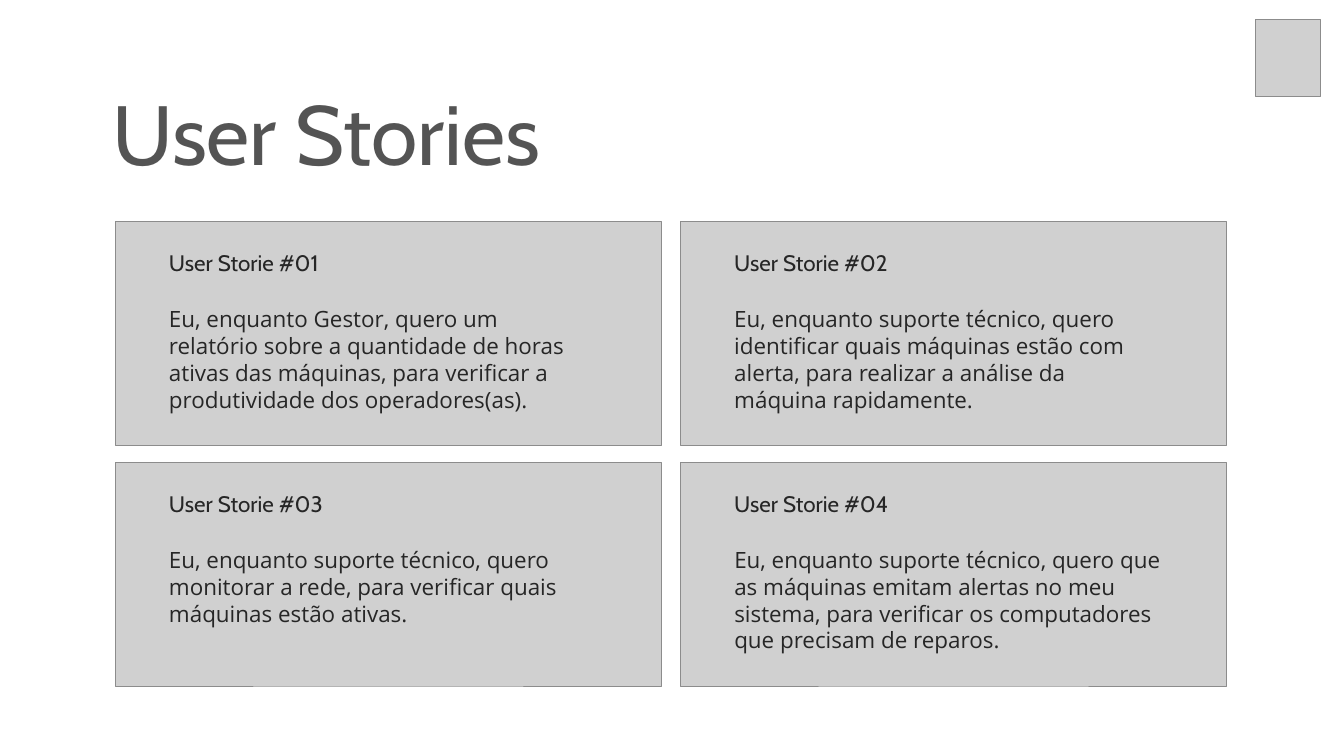
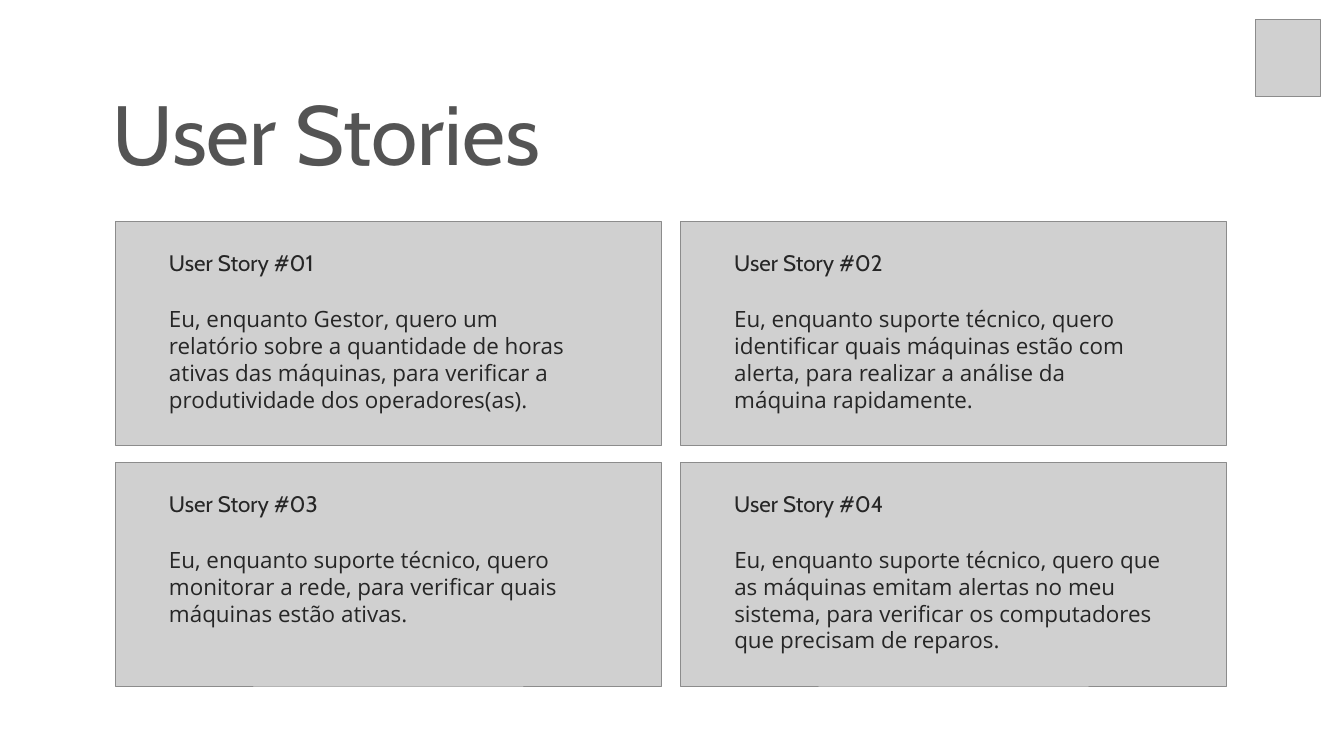
Before and after one commit to christian-raphael/Pyxis, a slide deck: slide 11 of Documentação/Pyxis.pptx. Drawn at 1344x756 pixels with LibreOffice and Linux fonts; fonts in the diff are those of the drawing; grey boxes stand for pictures. Boxes give left, top, right and bottom in pixels: in the first picture for what was removed or moved away, otherwise in the second. Text is boxed around its words. In the diff, an @@ line names an element or a change of style, - is before the commit and + after.

```diff
--- a/Documentação/Pyxis.pptx
+++ b/Documentação/Pyxis.pptx
@@ text at (x1=169, y1=255, x2=314, y2=277): text changed @@
-User Storie #01
+User Story #01
@@ text at (x1=734, y1=255, x2=883, y2=277): text changed @@
-User Storie #02
+User Story #02
@@ text at (x1=169, y1=496, x2=318, y2=517): text changed @@
-User Storie #03
+User Story #03
@@ text at (x1=734, y1=496, x2=883, y2=517): text changed @@
-User Storie #04
+User Story #04
```
Also in this commit, not shown: 5 other slides changed, 3 other files.
